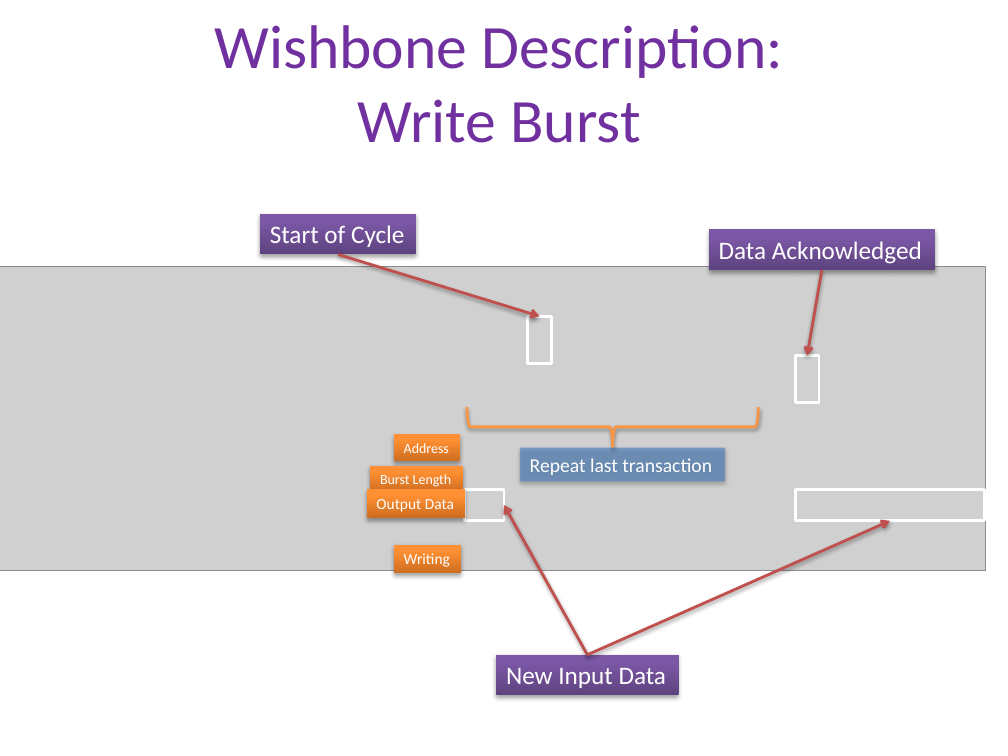
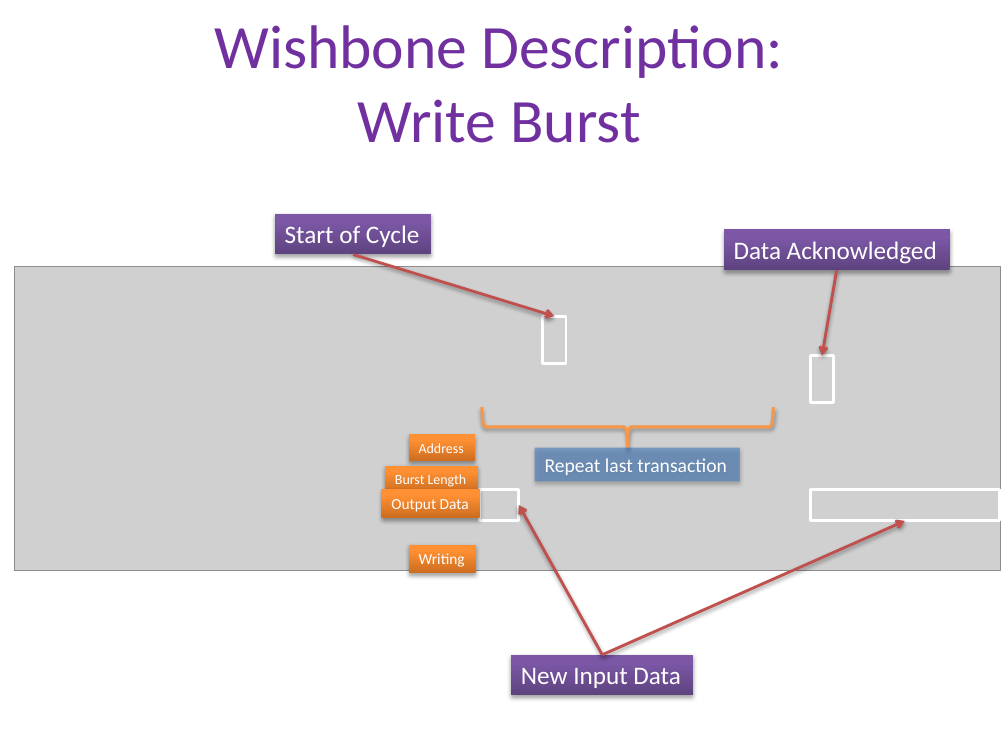
Before and after one commit to dengqingyong/vlsi-spi, a slide deck: slide 9 of Presentations/Final_Presentation/spi_final_presentation.pptx. Drawn at 1008x756 pixels with LibreOffice and Linux fonts; fonts in the diff are those of the drawing; grey boxes stand for pictures; background and template pictures are left out. Boxes give left, top, right and bottom in pixels: in the first picture for what was removed or moved away, otherwise in the second. Text is boxed around its words. In the diff, an @@ line names an element or a change of style, - is before the commit and + after.

```diff
--- a/Presentations/Final_Presentation/spi_final_presentation.pptx
+++ b/Presentations/Final_Presentation/spi_final_presentation.pptx
@@ 12 rectangles, 4 arrows, 1 picture, 1 right brace: place and size @@
-12 rectangles, 4 arrows, 1 picture, 1 right brace at bbox=[0, 214, 985, 696]
+12 rectangles, 4 arrows, 1 picture, 1 right brace at bbox=[14, 214, 1000, 696]
```
Also in this commit, not shown: 8 other slides changed.
